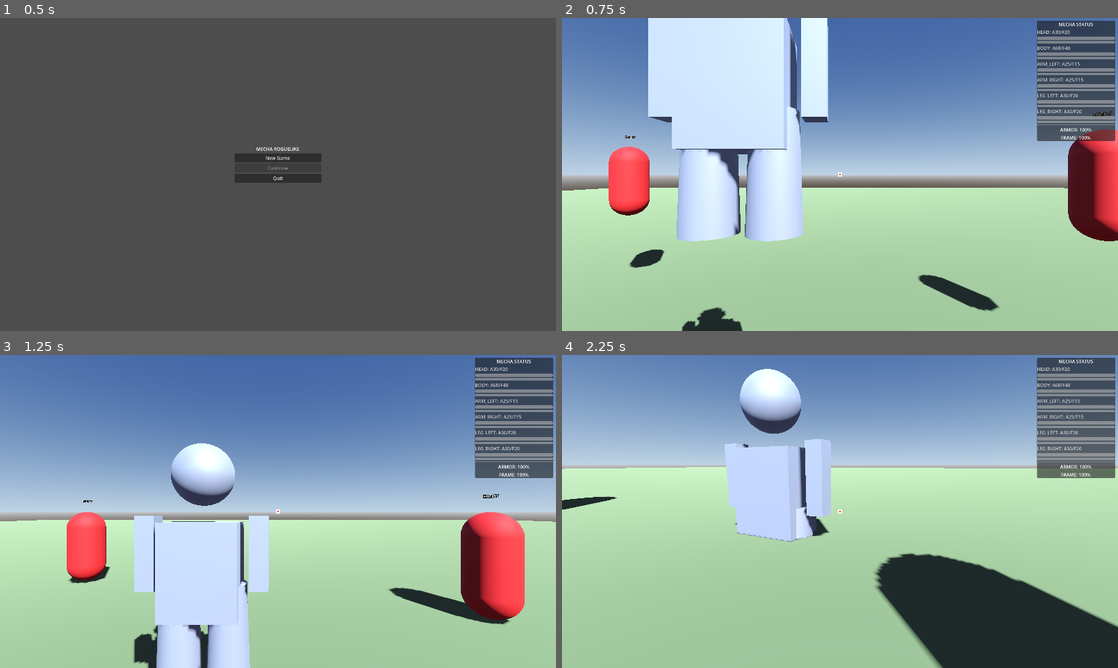
Above: before the commit, frames 1-4 (two rows, left to right).
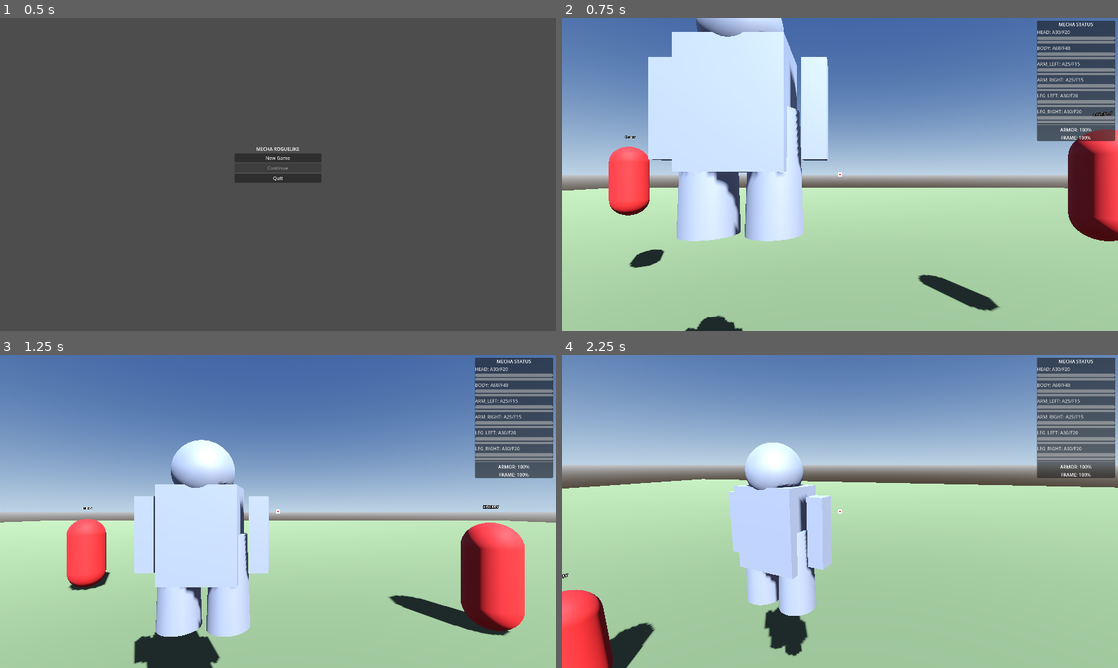
Above: after the commit, the same moments.

Repository: iHaveNoKnowledge/Godot_Project_rogue_mech
Game: Godot game, scene res://scenes/main_menu/main_menu.tscn
The game is run twice, just before and just after one commit, with the same random seed, the same clock (stepped at 60 frames per second) and the same inputs.
Inputs (mouse positions are in pixels of both pictures, inside the frame that each line leads up to):
- Up to frame 1 (0.5 s): no input
- Up to frame 2 (0.75 s): click "New Game" at 0.5 s
- Up to frame 3 (1.25 s): no input
- Up to frame 4 (2.25 s): move the mouse to (867, 511) at 1.27 s; hold W (move_forward) from 1.28 s (still down); tap Space (jump) at 1.35, 1.52, 1.82 s; click (867, 511) at 1.42 s; move the mouse to (812, 511) at 2.02 s; tap Middle mouse button (aim) at 2.1 s

Frame 1 is identical in both runs. In frame 2, 5.0% of the frame differs, in the area x 15-48%, y 0-100%; in frame 3, 9.0%; in frame 4, 27%, in the area x 0-100%, y 4-100%.

Commit message:
feat: add jump and fix leg collision
- Add jump with JUMP_FORCE = 12.0 (press space)
- Replace multiple collision shapes with single CapsuleShape3D (height 4.0)
- Remove child collision shapes that caused leg clipping
- Keep visual meshes for head/body/arms/legs

Diff:
--- a/scenes/mecha/mecha_base.tscn
+++ b/scenes/mecha/mecha_base.tscn
@@ -6,33 +6,24 @@
 [ext_resource type="Script" path="res://scripts/mecha/mecha_health.gd" id="4"]
 [ext_resource type="Script" path="res://scripts/mecha/mecha_hitbox.gd" id="5"]
 
-[sub_resource type="SphereShape3D" id="HeadShape"]
-radius = 0.5
+[sub_resource type="CapsuleShape3D" id="FullBodyShape"]
+height = 4.0
+radius = 0.8
 
 [sub_resource type="SphereMesh" id="HeadMesh"]
 radius = 0.5
 height = 1.0
 
-[sub_resource type="BoxShape3D" id="BodyShape"]
-size = Vector3(1.2, 1.5, 0.8)
-
 [sub_resource type="BoxMesh" id="BodyMeshShape"]
 size = Vector3(1.2, 1.5, 0.8)
 
-[sub_resource type="CylinderShape3D" id="LegShape"]
-height = 1.5
-radius = 0.3
+[sub_resource type="BoxMesh" id="ArmMesh"]
+size = Vector3(0.3, 1.2, 0.3)
 
 [sub_resource type="CylinderMesh" id="LegMesh"]
 height = 1.5
 top_radius = 0.3
 bottom_radius = 0.35
-
-[sub_resource type="BoxShape3D" id="ArmShape"]
-size = Vector3(0.3, 1.2, 0.3)
-
-[sub_resource type="BoxMesh" id="ArmMesh"]
-size = Vector3(0.3, 1.2, 0.3)
 
 [sub_resource type="StandardMaterial3D" id="MechaMat"]
 albedo_color = Color(0.6, 0.65, 0.7, 1)
@@ -48,41 +39,31 @@
 collision_mask = 3
 
 [node name="CollisionShape3D" type="CollisionShape3D" parent="."]
-transform = Transform3D(1, 0, 0, 0, 1, 0, 0, 0, 1, 0, 1.75, 0)
-shape = SubResource("BodyShape")
+shape = SubResource("FullBodyShape")
 
 [node name="Head" type="Node3D" parent="."]
-transform = Transform3D(1, 0, 0, 0, 1, 0, 0, 0, 1, 0, 3.25, 0)
-
-[node name="HeadCollision" type="CollisionShape3D" parent="Head"]
-shape = SubResource("HeadShape")
+transform = Transform3D(1, 0, 0, 0, 1, 0, 0, 0, 1, 0, 2.5, 0)
 
 [node name="HeadMesh" type="MeshInstance3D" parent="Head"]
 mesh = SubResource("HeadMesh")
 material_override = SubResource("MechaMat")
 
 [node name="Body" type="Node3D" parent="."]
-transform = Transform3D(1, 0, 0, 0, 1, 0, 0, 0, 1, 0, 1.75, 0)
+transform = Transform3D(1, 0, 0, 0, 1, 0, 0, 0, 1, 0, 1.5, 0)
 
 [node name="BodyMesh" type="MeshInstance3D" parent="Body"]
 mesh = SubResource("BodyMeshShape")
 material_override = SubResource("MechaMat")
 
 [node name="ArmLeft" type="Node3D" parent="."]
-transform = Transform3D(1, 0, 0, 0, 1, 0, 0, 0, 1, -0.9, 2.0, 0)
-
-[node name="ArmLeftCollision" type="CollisionShape3D" parent="ArmLeft"]
-shape = SubResource("ArmShape")
+transform = Transform3D(1, 0, 0, 0, 1, 0, 0, 0, 1, -0.9, 1.5, 0)
 
 [node name="ArmLeftMesh" type="MeshInstance3D" parent="ArmLeft"]
 mesh = SubResource("ArmMesh")
 material_override = SubResource("MechaMat")
 
 [node name="ArmRight" type="Node3D" parent="."]
-transform = Transform3D(1, 0, 0, 0, 1, 0, 0, 0, 1, 0.9, 2.0, 0)
-
-[node name="ArmRightCollision" type="CollisionShape3D" parent="ArmRight"]
-shape = SubResource("ArmShape")
+transform = Transform3D(1, 0, 0, 0, 1, 0, 0, 0, 1, 0.9, 1.5, 0)
 
 [node name="ArmRightMesh" type="MeshInstance3D" parent="ArmRight"]
 mesh = SubResource("ArmMesh")
@@ -91,18 +72,12 @@
 [node name="LegLeft" type="Node3D" parent="."]
 transform = Transform3D(1, 0, 0, 0, 1, 0, 0, 0, 1, -0.4, 0.75, 0)
 
-[node name="LegLeftCollision" type="CollisionShape3D" parent="LegLeft"]
-shape = SubResource("LegShape")
-
 [node name="LegLeftMesh" type="MeshInstance3D" parent="LegLeft"]
 mesh = SubResource("LegMesh")
 material_override = SubResource("MechaMat")
 
 [node name="LegRight" type="Node3D" parent="."]
 transform = Transform3D(1, 0, 0, 0, 1, 0, 0, 0, 1, 0.4, 0.75, 0)
-
-[node name="LegRightCollision" type="CollisionShape3D" parent="LegRight"]
-shape = SubResource("LegShape")
 
 [node name="LegRightMesh" type="MeshInstance3D" parent="LegRight"]
 mesh = SubResource("LegMesh")
--- a/scripts/mecha/mecha_controller.gd
+++ b/scripts/mecha/mecha_controller.gd
@@ -9,6 +9,7 @@
 var input_dir: Vector2 = Vector2.ZERO
 
 const GRAVITY := 20.0
+const JUMP_FORCE := 12.0
 
 
 func _ready() -> void:
@@ -53,6 +54,10 @@
 
 	velocity.x = desired_velocity.x
 	velocity.z = desired_velocity.z
+
+	if is_on_floor() and Input.is_action_just_pressed("jump"):
+		velocity.y = JUMP_FORCE
+
 	velocity.y -= GRAVITY * delta
 	move_and_slide()
 
Not shown: 1 places in scenes/mecha/mecha_base.tscn that only renumber resources
